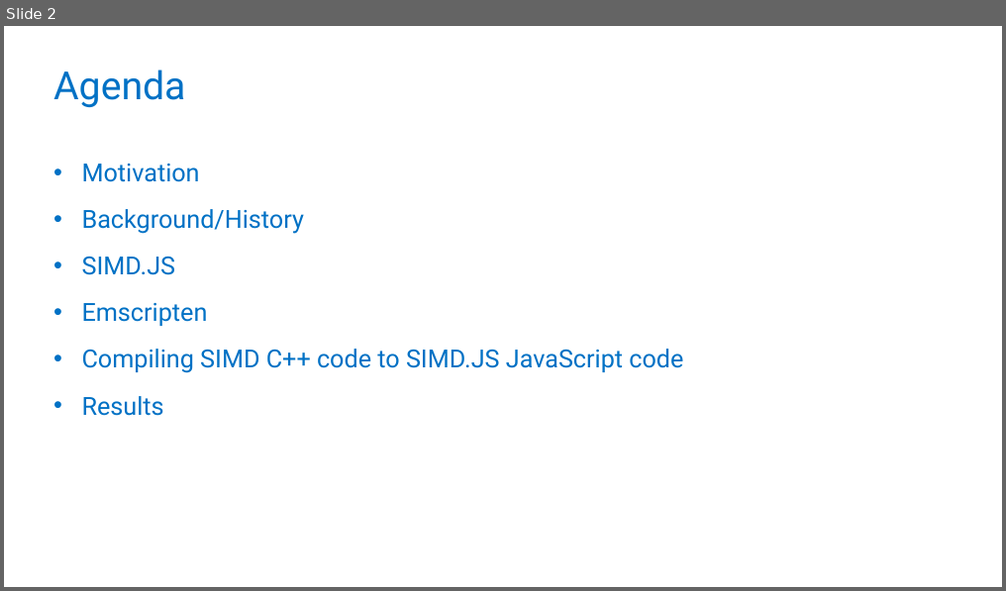
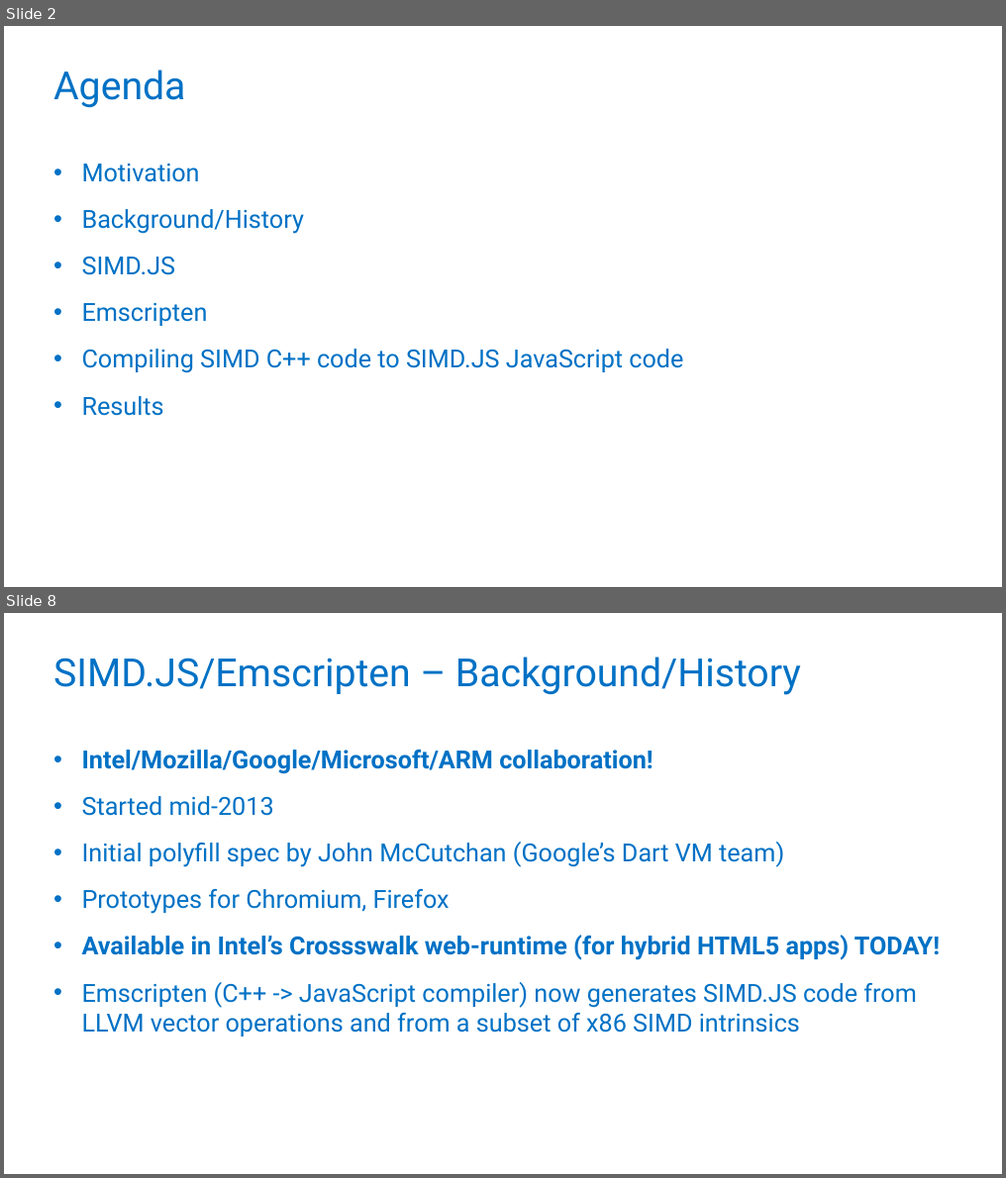
Before and after one commit to PeterJensen/wpmvp2015, a slide deck: simdjs-presentation.pptx. Shown one above the other, each under a label of ours: slide 2 before the commit, slides 2 and 8 after it; the slides between them are not shown. The pictures are 1006x591 and 1006x1178 pixels, drawn with LibreOffice and Linux fonts; fonts in the diff are those of the drawing; background and template pictures are left out. Boxes give left, top, right and bottom in pixels: in the first picture for what was removed or moved away, otherwise in the second. Text is boxed around its words. In the diff, an @@ line names an element or a change of style, - is before the commit and + after.

Commit message:
Added more slides to presentation

```diff
--- a/simdjs-presentation.pptx
+++ b/simdjs-presentation.pptx
@@ slide 8 added at <box>4,613,1002,1174</box>, background #FFFFFF @@
@@ title added at <box>54,657,801,695</box>, 37.3 pt, text #0071C5 @@
+SIMD.JS/Emscripten – Background/History
@@ text added at <box>82,750,940,1037</box>, 24 pt, text #0071C5 @@
+• Intel/Mozilla/Google/Microsoft/ARM collaboration!
+• Started mid-2013
+• Initial polyfill spec by John McCutchan (Google’s Dart VM team)
+• Prototypes for Chromium, Firefox
+• Available in Intel’s Crossswalk web-runtime (for hybrid HTML5 apps) TODAY!
+• Emscripten (C++ -> JavaScript compiler) now generates SIMD.JS code from LLVM vector operations and from a subset of x86 SIMD intrinsics
```
Also in this commit, not shown: 5 other slides added, 3 other files.
